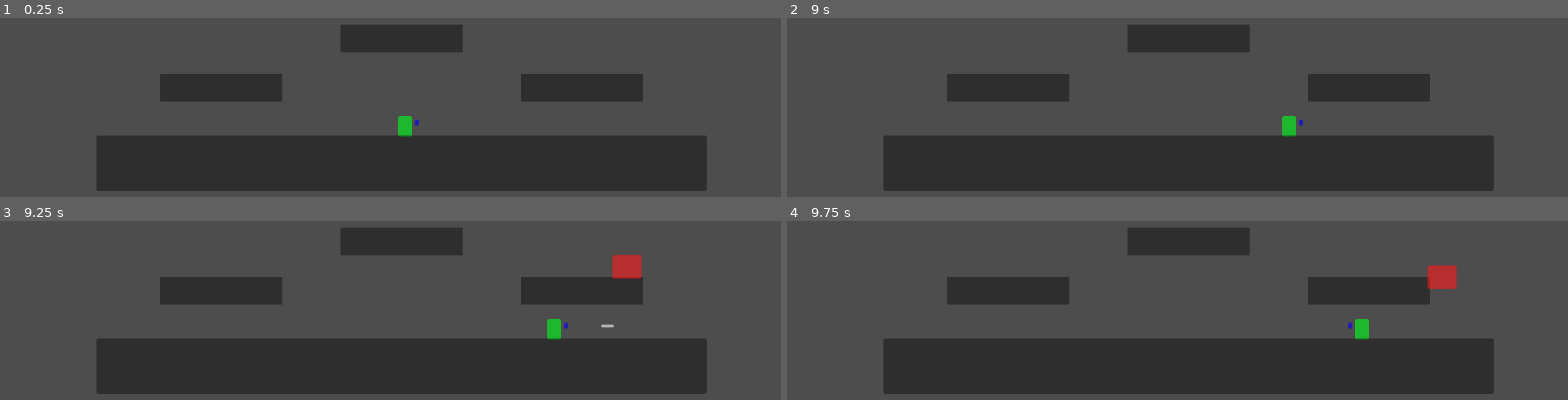
Above: before the commit, frames 1-4 (two rows, left to right).
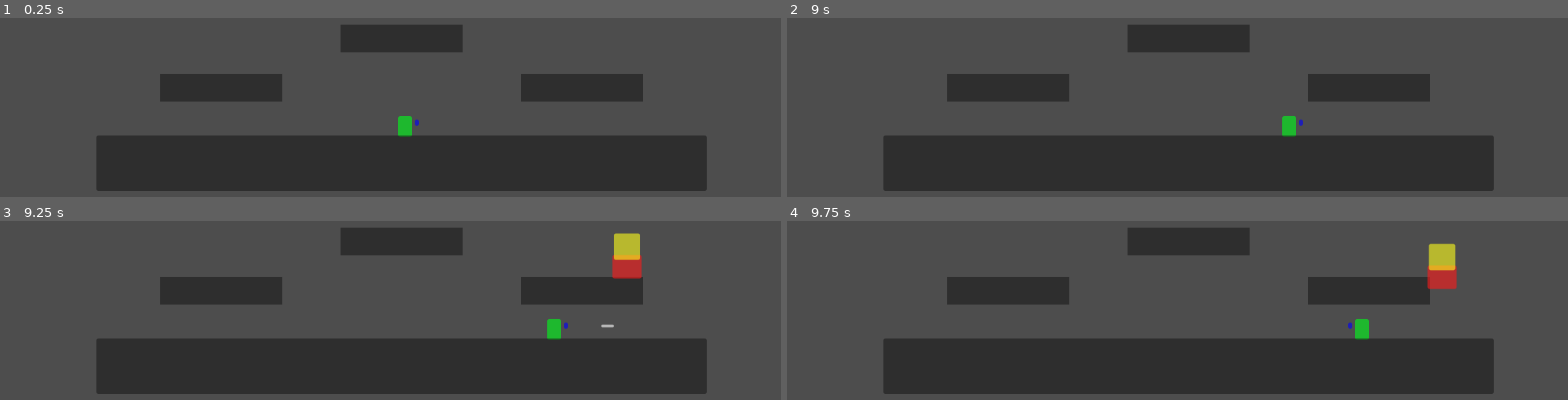
Above: after the commit, the same moments.

Repository: Wherritt/CaptainGameJam
Game: Godot game, scene res://Main.tscn
Same seed, same stepped clock (60 frames per second), same inputs: the game is played once before the commit and once after it.
Inputs:
- Up to frame 1 (0.25 s): no input
- Up to frame 2 (9 s): tap Enter (ui_accept) at 0.5, 0.77, 1.52, 3.02, 3.77, 4.25, 4.52, 6.02, 6.77, 7.52 s; hold Right (ui_right) 0.53-2.03 s; hold Left (ui_left) 2.03-2.78 s; hold Right (ui_right) 2.78-4.28 s; hold Left (ui_left) 4.28-5.03 s; hold Right (ui_right) 5.03-5.78 s; hold Left (ui_left) 5.78-7.28 s; hold Right (ui_right) from 7.28 s (still down)
- Up to frame 3 (9.25 s): keep holding Right (ui_right); tap Enter (ui_accept) at 9.02 s
- Up to frame 4 (9.75 s): release Right (ui_right) at 9.53 s; hold Left (ui_left) from 9.53 s (still down)

Frames 1-2 are identical in both runs. In frame 3, 0.5% of the frame differs, in the area x 78-82%, y 6-22%; in frame 4, 0.5%, in the area x 82-86%, y 12-28%.

Commit message:
Added basic hat pickup features

Diff:
--- a/Enemy1/Enemy1Movement.gd
+++ b/Enemy1/Enemy1Movement.gd
@@ -8,6 +8,13 @@
 @onready var ray_cast_left = $RayCastLeft
 @onready var ray_cast_right = $RayCastRight
 @onready var ray_cast_mid = $RayCastMid
+@onready var hat_1_node = preload("res://scripts/hat_1.tscn")
+var hat_instance = null
+
+func _ready():
+	if randf() < 0.5:
+		hat_instance = hat_1_node.instantiate()
+		$hat_point.add_child(hat_instance)
 
 func _process(delta):
 	#add gravity and move
@@ -35,6 +42,13 @@
 func take_enemy_damage(bullet_damage):
 	enemy_one_current_health -= bullet_damage
 	if enemy_one_current_health <= 0:
+		queue_free()
+		if hat_instance:
+			$hat_point.remove_child(hat_instance)
+			hat_instance.position = position
+			call_deferred("add_and_setpos")
+			hat_instance.enemy_dropped_hat = true
 		print("killed one Enemy1")
-	#destroy game object
-		queue_free()
+
+func add_and_setpos():
+	get_tree().root.add_child(hat_instance)
--- a/Enemy1/enemy_1.tscn
+++ b/Enemy1/enemy_1.tscn
@@ -43,6 +43,9 @@
 position = Vector2(0, -12)
 shape = SubResource("RectangleShape2D_n8f4x")
 
+[node name="hat_point" type="Marker2D" parent="."]
+position = Vector2(0, -40)
+
 [connection signal="input_event" from="." to="." method="_on_input_event"]
 [connection signal="body_entered" from="DamageEmit" to="." method="_on_damage_emit_body_entered"]
 [connection signal="body_entered" from="DamageEmit" to="DamageEmit" method="_on_body_entered"]
--- a/Player/Player.gd
+++ b/Player/Player.gd
@@ -4,6 +4,7 @@
 const JUMP_VELOCITY = -450.0
 const MAX_HEALTH = 10
 var current_health = MAX_HEALTH
+var has_hat_on = false
 
 # Get the gravity from the project settings to be synced with RigidBody nodes.
 var gravity = ProjectSettings.get_setting("physics/2d/default_gravity")
@@ -54,5 +55,9 @@
 	hide()
 	call_deferred("reload_scene")
 
+func has_hat() -> bool:
+	var hat_point = $hat_point
+	return hat_point.get_child_count() > 0
+
 func reload_scene():
 	get_tree().reload_current_scene()
--- a/Player/Player.tscn
+++ b/Player/Player.tscn
@@ -28,3 +28,6 @@
 offset_top = -11.0
 offset_right = 20.0
 offset_bottom = -2.0
+
+[node name="hat_point" type="Marker2D" parent="."]
+position = Vector2(0, -22)
--- a/deposit_station.tscn
+++ /dev/null
@@ -1,16 +0,0 @@
-[gd_scene load_steps=2 format=3 uid="uid://cyijak1yqk2l0"]
-
-[sub_resource type="CircleShape2D" id="CircleShape2D_5ydme"]
-radius = 17.0
-
-[node name="deposit_station" type="Area2D"]
-
-[node name="CollisionShape2D" type="CollisionShape2D" parent="."]
-shape = SubResource("CircleShape2D_5ydme")
-
-[node name="Panel" type="Panel" parent="."]
-modulate = Color(1, 50, 50, 1)
-offset_left = -18.0
-offset_top = -17.0
-offset_right = 18.0
-offset_bottom = 18.0
--- /dev/null
+++ b/scripts/hat_1.gd
@@ -0,0 +1,20 @@
+extends Area2D
+
+var enemy_dropped_hat = false
+@onready var timer = $Timer
+
+func _on_timer_timeout():
+	queue_free()
+
+func _on_body_entered(body):
+	if body.is_in_group("Player") and enemy_dropped_hat:
+		if not body.has_hat():
+			var player_hat_point = body.get_node("hat_point")
+			call_deferred("handle_hat_transfer", player_hat_point)
+			body.has_hat_on = true
+
+func handle_hat_transfer(hat_point):
+		get_parent().remove_child(self)
+		hat_point.add_child(self)
+		position = Vector2.ZERO
+		timer.start()
--- /dev/null
+++ b/scripts/hat_1.tscn
@@ -0,0 +1,26 @@
+[gd_scene load_steps=3 format=3 uid="uid://b3enojlvb6j6d"]
+
+[ext_resource type="Script" path="res://scripts/hat_1.gd" id="1_37ukv"]
+
+[sub_resource type="CircleShape2D" id="CircleShape2D_v2t6x"]
+radius = 20.0
+
+[node name="hat1" type="Area2D"]
+script = ExtResource("1_37ukv")
+
+[node name="CollisionShape2D" type="CollisionShape2D" parent="."]
+shape = SubResource("CircleShape2D_v2t6x")
+
+[node name="Panel" type="Panel" parent="CollisionShape2D"]
+modulate = Color(100, 100, 1, 1)
+offset_left = -19.0
+offset_top = -19.0
+offset_right = 19.0
+offset_bottom = 19.0
+
+[node name="Timer" type="Timer" parent="."]
+wait_time = 5.0
+one_shot = true
+
+[connection signal="body_entered" from="." to="." method="_on_body_entered"]
+[connection signal="timeout" from="Timer" to="." method="_on_timer_timeout"]
